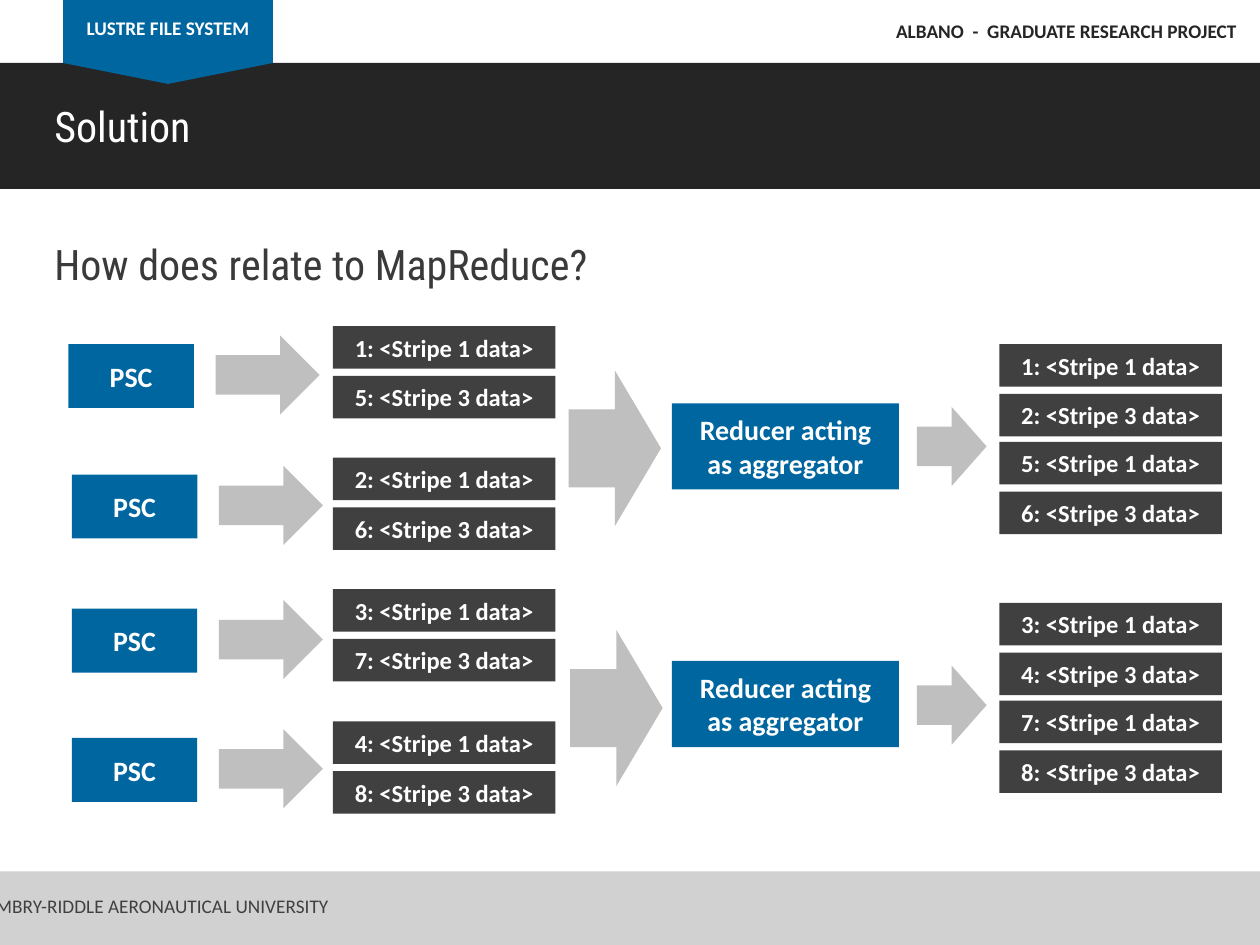
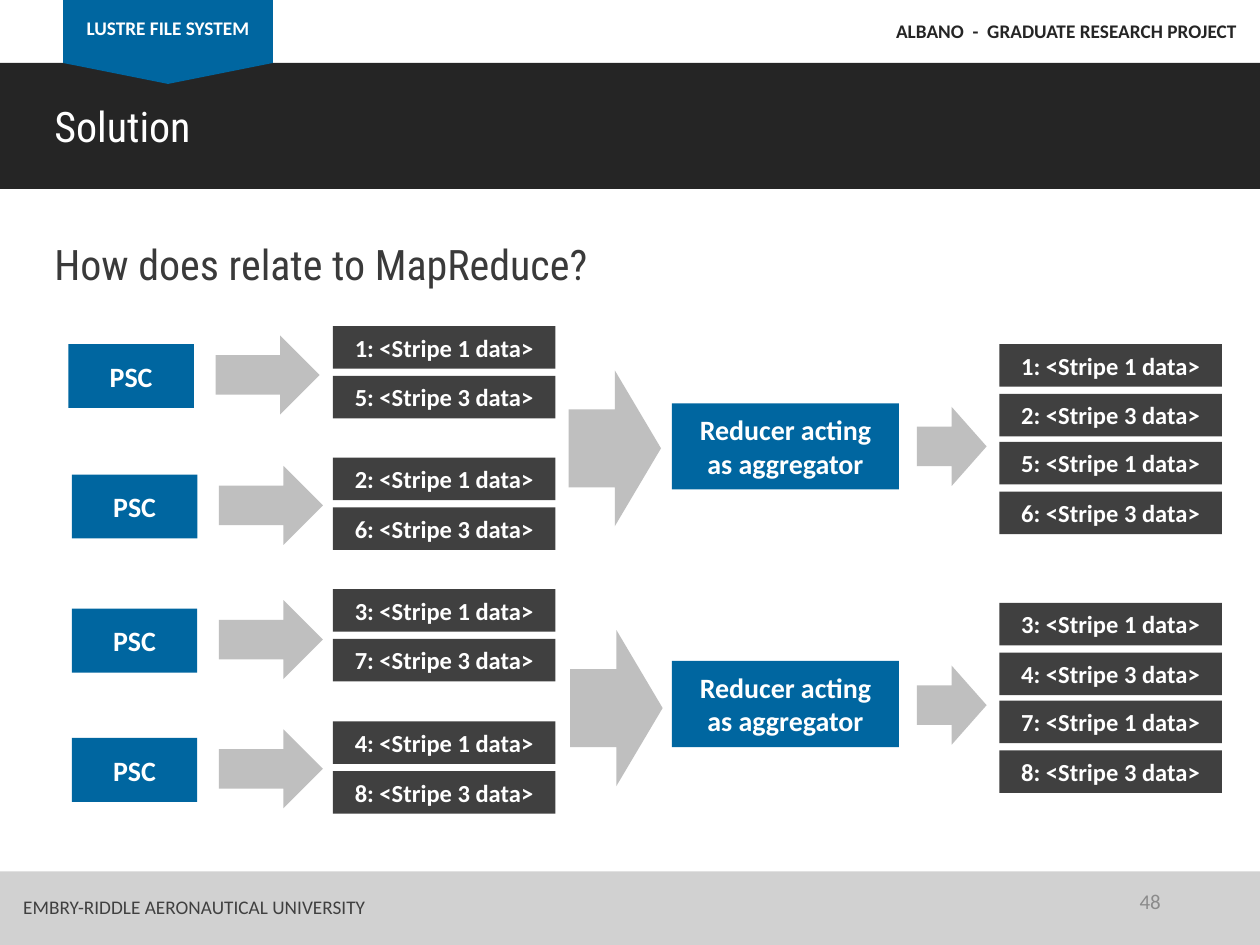
Before and after one commit to albanoj2/grp, a slide deck: slide 48 of docs/Albano_GRP_presentation.pptx. Drawn at 1260x945 pixels with LibreOffice and Linux fonts; fonts in the diff are those of the drawing. Boxes give left, top, right and bottom in pixels: in the first picture for what was removed or moved away, otherwise in the second. Text is boxed around its words. In the diff, an @@ line names an element or a change of style, - is before the commit and + after.

```diff
--- a/docs/Albano_GRP_presentation.pptx
+++ b/docs/Albano_GRP_presentation.pptx
@@ text "EMBRY-RIDDLE AERONAUTICAL UNIVERSITY" rewrapped from (0,900,329,913) to (23,901,365,914) @@
@@ page number added at (1140,895,1161,909), 12 pt, text #8C8C8C @@
+48
```
Also in this commit, not shown: 60 other slides changed, 26 other files.
